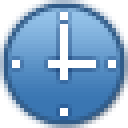
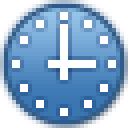
Layer changes from the first 128px x 128px image to the second:
painted on "time" over 20, 20, 108, 108
